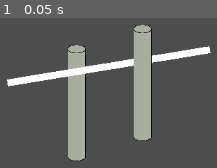
Above: before the commit, frame 1.
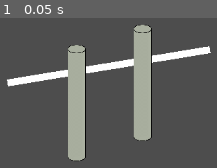
Above: after the commit, the same moment.

Repository: Flodurs/Godotwildjam63
Game: Godot game, scene res://szenen/level/Level.tscn
Two runs of this game, one before a commit and one after it. Both use one fixed random seed, a clock stepped at 60 frames per second and the inputs below.
Inputs:
- Up to frame 1 (0.05 s): no input

The runs differ from the first frame. In frame 1, 0.4% of the frame differs, in the area x 31-40%, y 32-40%.
Error after the commit: Parse Error: Expected indented block after "for" block. (res://szenen/level/Level.gd:10)

Commit message:
cleaned debug prints

Diff:
--- a/szenen/level/Level.gd
+++ b/szenen/level/Level.gd
@@ -1,6 +1,12 @@
 extends Node2D
 
+var seile = []
+var pillars = []
+
+
 func _ready():
-	$Pillar2.Seilstuecke = $Pillar2.verdecken($Line2D)
-#	$Pillar2.add_child($Pillar2.Seilstuecke)
-#	$Pillar2.Seilstuecke.visible= true
+
+	for s in seile:
+		for p in pillars:
+
+#	$Pillar2.Seilstuecke = $Pillar2.verdecken($Line2D)
--- a/szenen/objekte/Pillar.gd
+++ b/szenen/objekte/Pillar.gd
@@ -6,11 +6,7 @@
 const linkeKanteX:int = -20
 const rechteKanteX:int = 20
 
-var Seilstuecke = []
 
-#func _ready():
-#	var linie = Line2D.new()
-#	linie.add_child()
 
 
 func verdecken(seil:Line2D) -> Line2D:
@@ -27,9 +23,6 @@
 		punktLinks.y = start.y + richtung.y*((position.x + linkeKanteX - start.x)/richtung.x)
 		punktRechts.x = global_position.x + rechteKanteX
 		punktRechts.y = start.y + richtung.y*((position.x + rechteKanteX - start.x)/richtung.x)
-		print(start)
-		print(richtung)
-		print(position)
 
 
 		var verdeckungsLinie = Line2D.new()
@@ -38,7 +31,4 @@
 		add_child(verdeckungsLinie)
 		verdeckungsLinie.visible = true
 
-		print(verdeckungsLinie.get_point_position(0))
-		print(verdeckungsLinie.get_point_position(1))
-
 		return verdeckungsLinie
